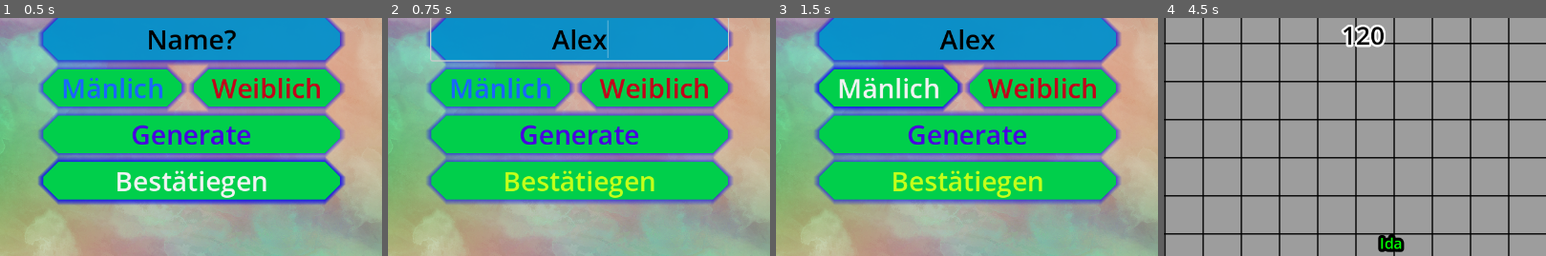
Above: before the commit, frames 1-4 (left to right).
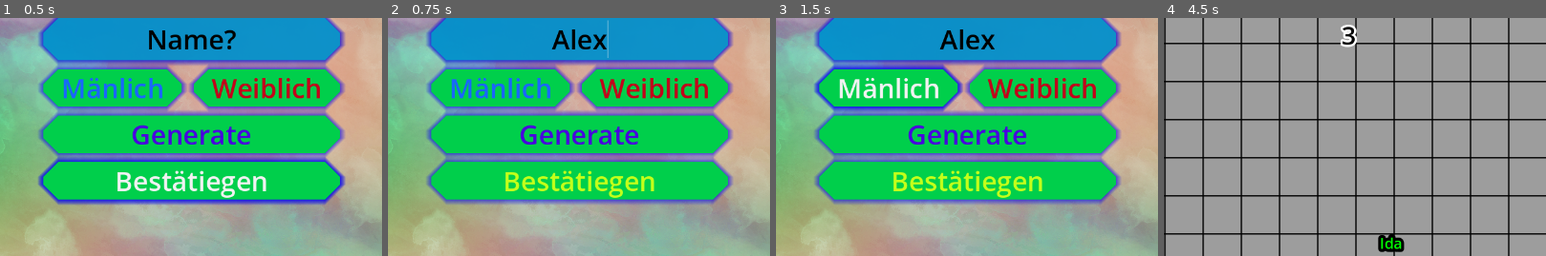
Above: after the commit, the same moments.

Repository: NIK-98/Paint_The_Ground
Game: Godot game, scene res://sceens/level.tscn
The game is run twice, just before and just after one commit, with the same random seed, the same clock (stepped at 60 frames per second) and the same inputs. This scene is started directly instead of the project's main scene.
Inputs (mouse positions are % of the whole screen's width and height, from its top left):
- Up to frame 1 (0.5 s): no input
- Up to frame 2 (0.75 s): click (50, 4) at 0.52 s; type "Alex" at 0.6 s
- Up to frame 3 (1.5 s): click "Mänlich" at 1.25 s
- Up to frame 4 (4.5 s): click "Weiblich" at 2 s; click "Generate" at 2.75 s; click "Bestätiegen" at 3.5 s; click "Start Game" at 4.25 s
The pictures show only the part of the screen within x 25-75%, y 0-50%; the shares and areas given below are measured in that part.

Frame 1 is identical in both runs. In frame 2, 0.7% of the frame differs, in the area x 11-90%, y 0-19%; in frame 3, nothing differs; in frame 4, 0.9%, in the area x 46-58%, y 2-13%.
Error in both runs: Attempt to call function 'get_node' in base 'null instance' on a null instance. (res://scripts/level.gd:191)

Commit message:
namen input ramen entfernt und
mehrere npcs nach jedem neustart vermieden

Diff:
--- a/sceens/level.tscn
+++ b/sceens/level.tscn
@@ -60,6 +60,8 @@
 font_names = PackedStringArray("Berlin Sans FB")
 subpixel_positioning = 0
 
+[sub_resource type="StyleBoxEmpty" id="StyleBoxEmpty_435x7"]
+
 [sub_resource type="StyleBoxFlat" id="StyleBoxFlat_m6jnd"]
 bg_color = Color(0, 0.670588, 0.780392, 0.784314)
 corner_radius_top_left = 25
@@ -76,6 +78,7 @@
 LineEdit/colors/font_placeholder_color = Color(0, 0, 0, 1)
 LineEdit/font_sizes/font_size = 45
 LineEdit/fonts/font = SubResource("SystemFont_8psfh")
+LineEdit/styles/focus = SubResource("StyleBoxEmpty_435x7")
 LineEdit/styles/normal = SubResource("StyleBoxFlat_m6jnd")
 
 [sub_resource type="SystemFont" id="SystemFont_8s71y"]
@@ -356,7 +359,7 @@
 [node name="Scoreboard" parent="." instance=ExtResource("17_4co2s")]
 
 [node name="Timer" type="Timer" parent="." groups=["timer"]]
-wait_time = 120.0
+wait_time = 3.0
 
 [node name="Timerende" type="Timer" parent="."]
 wait_time = 3.0
--- a/sceens/npc.tscn
+++ b/sceens/npc.tscn
@@ -61,68 +61,6 @@
 [node name="ServerSynchronizer" type="MultiplayerSynchronizer" parent="."]
 replication_config = SubResource("SceneReplicationConfig_y5w6s")
 
-[node name="CanvasLayer" type="CanvasLayer" parent="."]
-layer = 4
-
-[node name="Winner" type="ColorRect" parent="CanvasLayer"]
-visible = false
-offset_right = 1280.0
-offset_bottom = 800.0
-color = Color(1, 0.807843, 0, 1)
-
-[node name="Label" type="Label" parent="CanvasLayer/Winner"]
-layout_mode = 2
-offset_left = 120.0
-offset_top = 256.0
-offset_right = 1161.0
-offset_bottom = 529.0
-theme_override_colors/font_color = Color(0, 0, 0, 1)
-theme_override_font_sizes/font_size = 145
-text = "Gewonnen"
-horizontal_alignment = 1
-vertical_alignment = 1
-
-[node name="Info" type="Label" parent="CanvasLayer/Winner"]
-layout_mode = 0
-offset_left = 184.0
-offset_top = 640.0
-offset_right = 1097.0
-offset_bottom = 771.0
-theme_override_colors/font_color = Color(1, 0, 0, 1)
-theme_override_font_sizes/font_size = 46
-text = "Drücke die Exit Taste zum verlassen oder
-warte auf wertung!"
-
-[node name="Los" type="ColorRect" parent="CanvasLayer"]
-visible = false
-offset_right = 1280.0
-offset_bottom = 800.0
-color = Color(1, 0.807843, 0, 1)
-
-[node name="Label" type="Label" parent="CanvasLayer/Los"]
-layout_mode = 2
-offset_left = 160.0
-offset_top = 256.0
-offset_right = 1118.0
-offset_bottom = 529.0
-theme_override_colors/font_color = Color(0, 0, 0, 1)
-theme_override_font_sizes/font_size = 145
-text = "Verloren
-"
-horizontal_alignment = 1
-vertical_alignment = 1
-
-[node name="Info" type="Label" parent="CanvasLayer/Los"]
-layout_mode = 0
-offset_left = 184.0
-offset_top = 640.0
-offset_right = 1097.0
-offset_bottom = 771.0
-theme_override_colors/font_color = Color(1, 0, 0, 1)
-theme_override_font_sizes/font_size = 46
-text = "Drücke die Exit Taste zum verlassen oder
-warte auf wertung!"
-
 [node name="Timer" type="Timer" parent="."]
 autostart = true
 
--- a/scripts/level.gd
+++ b/scripts/level.gd
@@ -266,3 +266,6 @@
 		return
 	get_node("Scoreboard").update_scoreboard()
 	get_node("Scoreboard/CanvasLayer").visible = true
+	if get_node("Players").has_node("npc"):
+		get_node("Players/npc").queue_free()
+		get_node("Werten/PanelContainer/Wertung/npc").queue_free()
--- a/scripts/npc.gd
+++ b/scripts/npc.gd
@@ -64,13 +64,6 @@
 		elif level.Time_out and not ende:
 			ende = true
 			$Timer.stop()
-			if name.to_int() == multiplayer.get_unique_id():
-				for i in level.get_node("Werten/PanelContainer/Wertung").get_children():
-					if i.text.to_int() > level.get_node("Werten/PanelContainer/Wertung").get_node(str(name)).text:
-						get_node("CanvasLayer/Los").visible = true
-						break
-				if not get_node("CanvasLayer/Los").visible:
-					get_node("CanvasLayer/Winner").visible = true
 			level.get_node("Timerende").start()
 
 func color_change():
@@ -79,8 +72,7 @@
 			color_cell = 7
 			get_node("Color").set_color(Color.SADDLE_BROWN)
 			get_node("Name").set("theme_override_colors/font_color",Color.SADDLE_BROWN)
-			get_node("CanvasLayer/Winner").set_color(Color.SADDLE_BROWN)
-			get_node("CanvasLayer/Los").set_color(Color.SADDLE_BROWN)
+
 
 func change_paint_rad():
 	var radius_varscheinlichkeit = [2,2,2,2,2,4] #1/6 chance auf grösseren radius
Not shown: 1 places in sceens/level.tscn that only renumber resources
